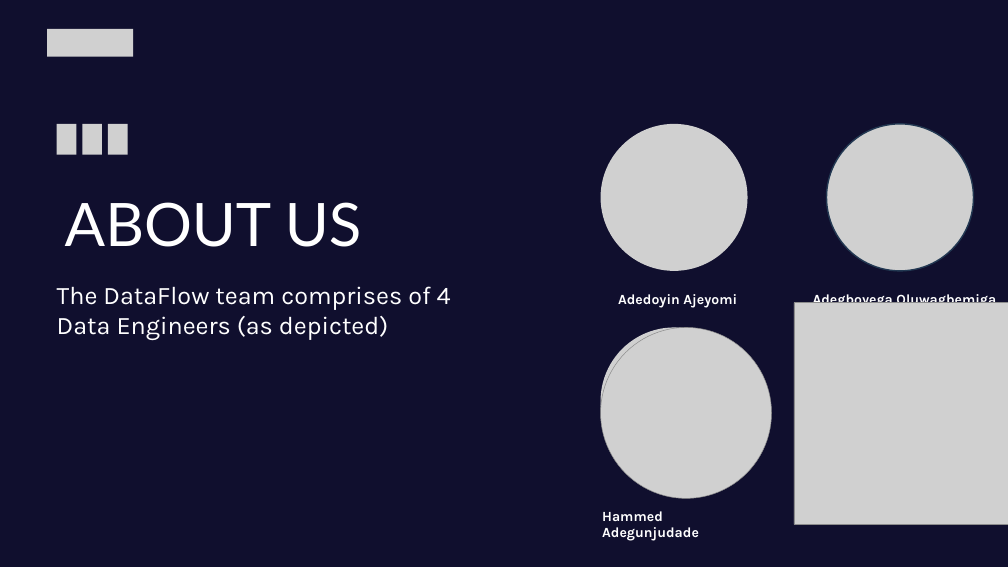
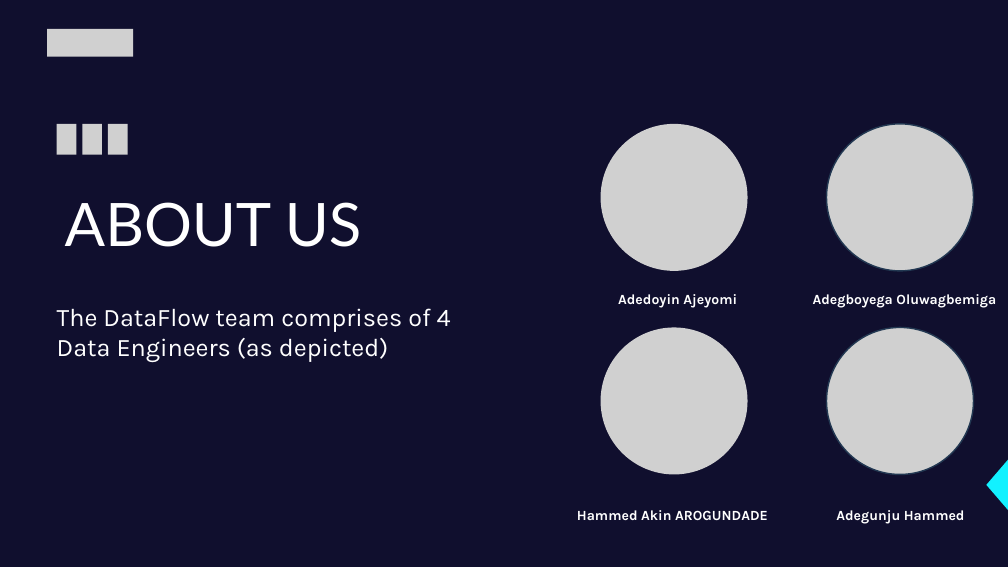
Before and after one commit to SammyGIS/dec-hackathon-team-1-solution, a slide deck: slide 2 of DEC HACKATHON SLIDE (Team DataFlow).pptx. Drawn at 1008x567 pixels with LibreOffice and Linux fonts; fonts in the diff are those of the drawing; grey boxes stand for pictures. Boxes give left, top, right and bottom in pixels: in the first picture for what was removed or moved away, otherwise in the second. Text is boxed around its words. In the diff, an @@ line names an element or a change of style, - is before the commit and + after.

```diff
--- a/DEC HACKATHON SLIDE (Team DataFlow).pptx
+++ b/DEC HACKATHON SLIDE (Team DataFlow).pptx
@@ text "The DataFlow team comprises of ...": place and size @@
-text "The DataFlow team comprises of ..." at bbox=[57, 286, 451, 340]
+text "The DataFlow team comprises of ..." at bbox=[57, 308, 451, 362]
@@ picture removed at bbox=[601, 328, 772, 498] @@
@@ picture removed at bbox=[794, 303, 1008, 525] @@
@@ picture added at bbox=[827, 328, 974, 475] @@
@@ freeform shape added at bbox=[986, 459, 1008, 510], fill #12F1FF @@
@@ text at bbox=[577, 510, 768, 520]: text changed @@
-Hammed Adegunjudade
+Hammed Akin AROGUNDADE
@@ text added at bbox=[836, 510, 965, 524], 20 pt, text #FFFFFF, bold @@
+Adegunju Hammed
```
Also in this commit, not shown: 3 other slides changed, 1 other file.
